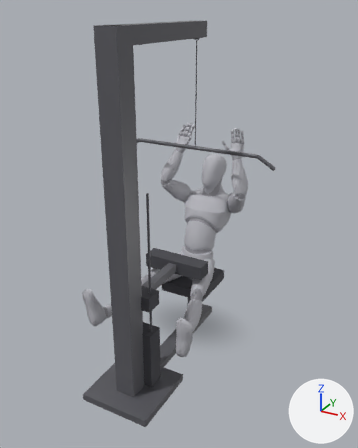
The glTF model app/src/main/assets/mannequins/close_grip_lat_pulldown.glb as it was, and as the next commit left it.
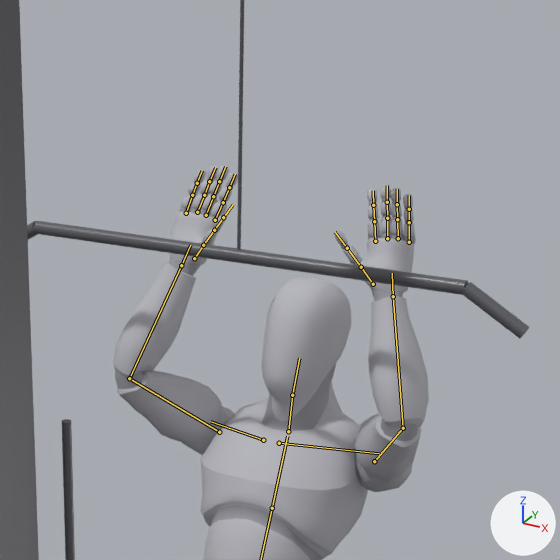
Each version is shown whole from a 50 mm lens placed at (1.58, -3.14, 2.46), pointed at (0.06, -0.38, 1.08), then close up on the part from 36% to 79% of the width and 17% to 52% of the height. The axes (+X, +Y, +Z) are drawn at lower right. The lights are the same throughout. The older version's two pictures come first. Both versions are drawn at frame 9 of the action 'lowering'; the numbers are the values there. The bones that change, and the others that lie on the model, are drawn over the model as lines in the close-ups.

Objects in the first close-up: 'body', 'body_1', 'cable_0', 'cable_15', 'cable_handle_0', 'cable_handle_2' and 2 more.
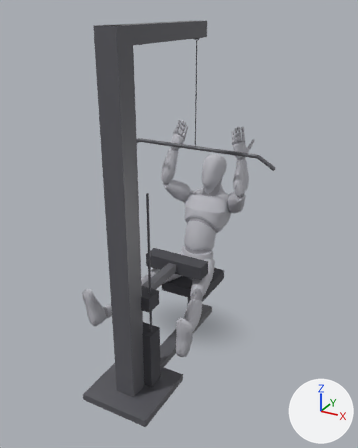
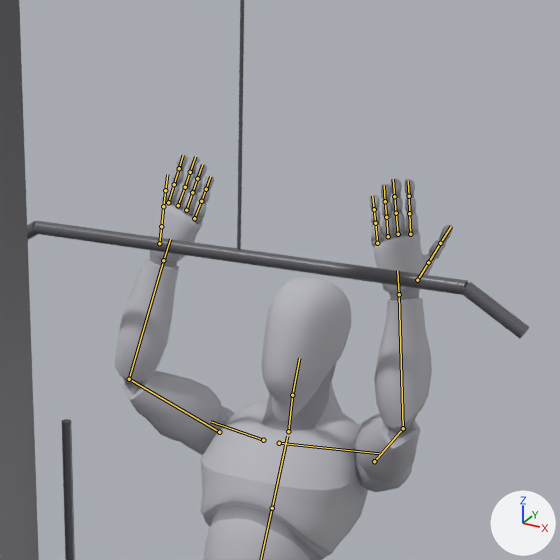
Boxes [x1, y1, x2, y2] around the edits, measured in the close-ups (560 x 560 px):
'body', posed
    before: [113, 166, 429, 560]
    after: [114, 153, 453, 560]
'body_1', posed
    before: [115, 177, 418, 560]
    after: [124, 165, 447, 560]
bone 'lowerarm_l', root to tip
    before: (403, 428) to (393, 296)
    after: (403, 428) to (399, 294)
bone 'lowerarm_r', root to tip
    before: (129, 378) to (181, 265)
    after: (129, 379) to (163, 260)

What the commit changed:
Bone 'lowerarm_l' (bone_lowerarm_l) turns from (84, 9, 56) to (102, -16, -127) degrees about its own x, y and z.
Bone 'lowerarm_r' (bone_lowerarm_r) turns from (84, -9, -56) to (102, 16, 127) degrees about its own x, y and z.
